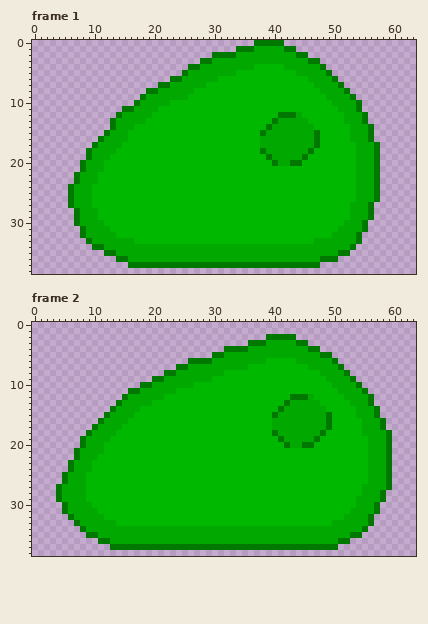
Pixel-art file, stored at textureCreationFiles/aseprite/slime_big.aseprite. This is how it looked before the edit.
64x64 pixels, 3 frames. Shown: frame 1: x 0..63, y 0..38; frame 2: x 0..63, y 0..38. The commit also changed other frames, which this record leaves out.
The result:
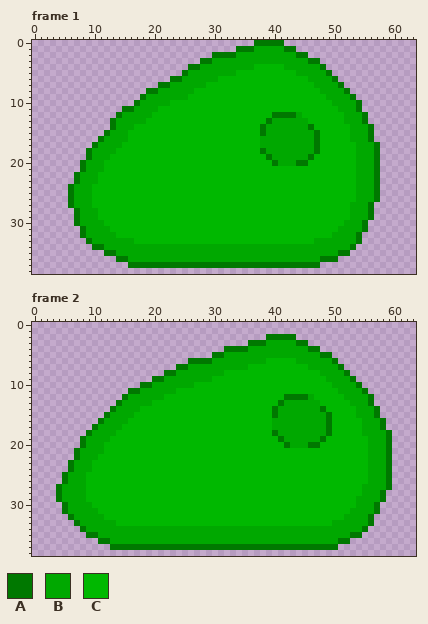
Palette (. is transparent): A #007800  B #00a800  C #00b800
The author wrote: #14 changed big slime sprite eyes a bit
Changes in this commit:
Frame 1, layer "right":
The author changed colour B to colour A in row 14 at x 46.
The author changed colour C to colour A in row 12 at x 40; in row 13 at x 39; in row 14 at x 38; in row 18 at x 47; in row 19 at x 46; in row 20 at x 45.
The author changed colour A to colour B in row 13 at x 40; in row 14 at x 39; in row 18 at x 46; in row 19 at x 45; in row 20 at x 43.
Frame 2, layer "right":
The author changed colour B to colour A in row 14 at x 48.
The author changed colour C to colour A in row 12 at x 42; in row 13 at x 41; in row 14 at x 40; in row 18 at x 49; in row 19 at x 48; in row 20 at x 47.
The author changed colour A to colour B in row 13 at x 42; in row 14 at x 41; in row 18 at x 48; in row 19 at x 47; in row 20 at x 45.
Changed places in both pictures, as pixel boxes (x1, y1, x2, y2):
changed: (260, 112, 278, 130)
changed: (308, 124, 314, 130)
changed: (290, 148, 320, 166)
changed: (272, 394, 290, 412)
changed: (320, 406, 326, 412)
changed: (302, 430, 332, 448)
